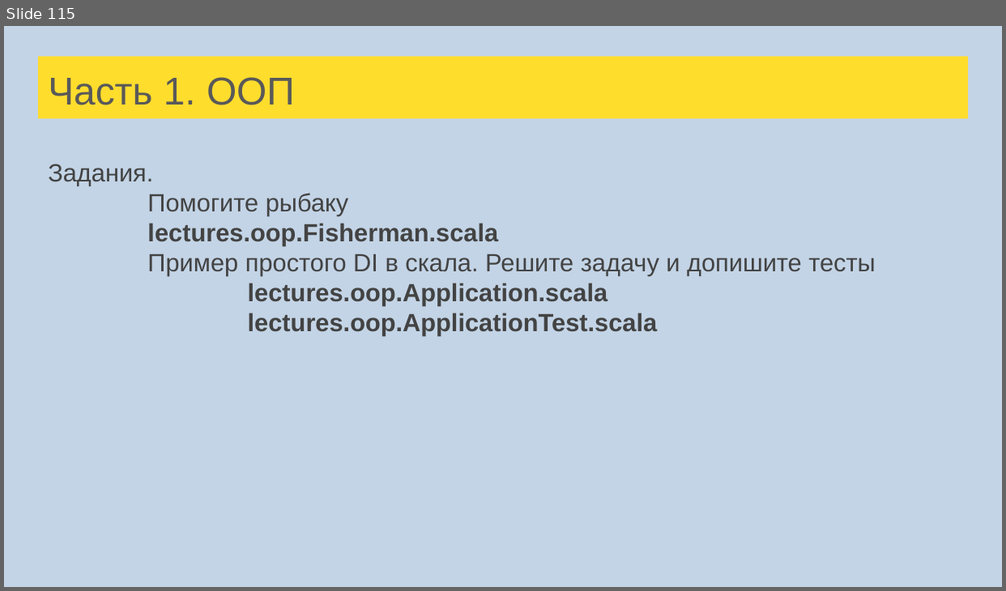
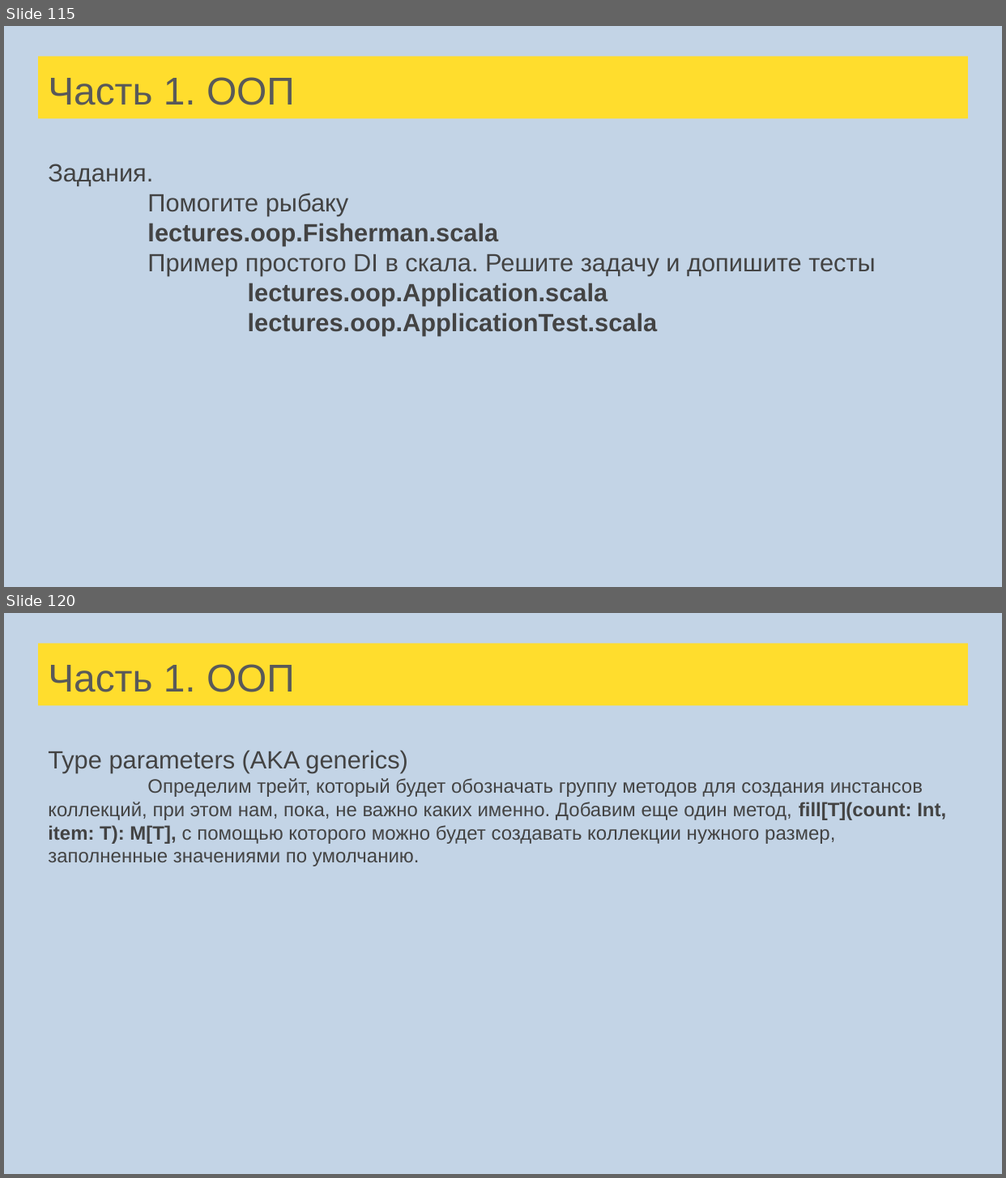
Before and after one commit to sergeypopov83/scala-school, a slide deck: src/main/resources/Лекции Scala для FinTech.pptx. Shown one above the other, each under a label of ours: slide 115 before the commit, slides 115 and 120 after it; the slides between them are not shown. The pictures are 1006x591 and 1006x1178 pixels, drawn with LibreOffice and Linux fonts; fonts in the diff are those of the drawing. Boxes give left, top, right and bottom in pixels: in the first picture for what was removed or moved away, otherwise in the second. Text is boxed around its words. In the diff, an @@ line names an element or a change of style, - is before the commit and + after.

Commit message:
Briefs + Lecture +  Type parameters  + TP example

```diff
--- a/src/main/resources/Лекции Scala для FinTech.pptx
+++ b/src/main/resources/Лекции Scala для FinTech.pptx
@@ slide 120 added at [4, 613, 1002, 1174], background #C3D4E6 @@
@@ title added at [38, 643, 968, 706], fill #FFDD2D, 28 pt, text #595959 @@
+Часть 1. ООП
@@ text added at [48, 750, 946, 867], 14 pt, text #434343 @@
+Type parameters (AKA generics)
+Определим трейт, который будет обозначать группу методов для создания инстансов коллекций, при этом нам, пока, не важно каких именно. Добавим еще один метод, fill[T](count: Int, item: T): M[T], с помощью которого можно будет создавать коллекции нужного размер, заполненные значениями по умолчанию.
```
Also in this commit, not shown: 4 slides changed, 10 other slides added, 13 other files.
